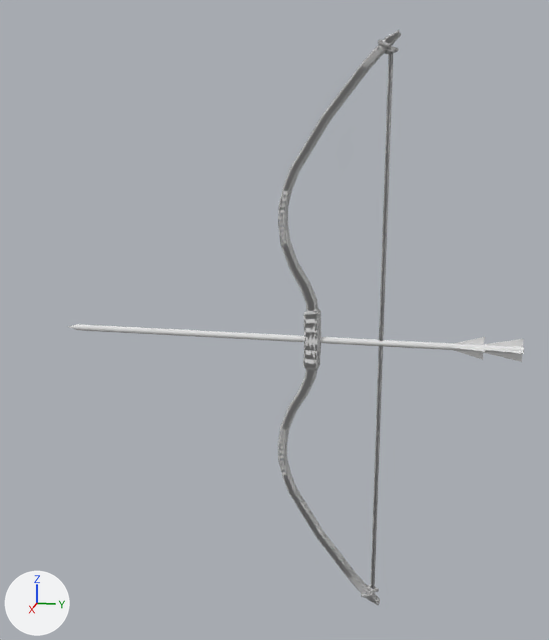
The Blender file Art/Weapons/WEP_BowAndArrow_001/WEP_BowAndArrow_001.blend as it was, and as the next commit left it.
Camera for both pictures: a 50 mm lens placed at (1.516, 0.066, 0.417), pointed at (-0.02, -0.241, 0.033). The axes (+X, +Y, +Z) are drawn at lower left. The lights are the same throughout.

The first picture shows 'WEP_Arrow_001', 'WEP_Bow_001'.
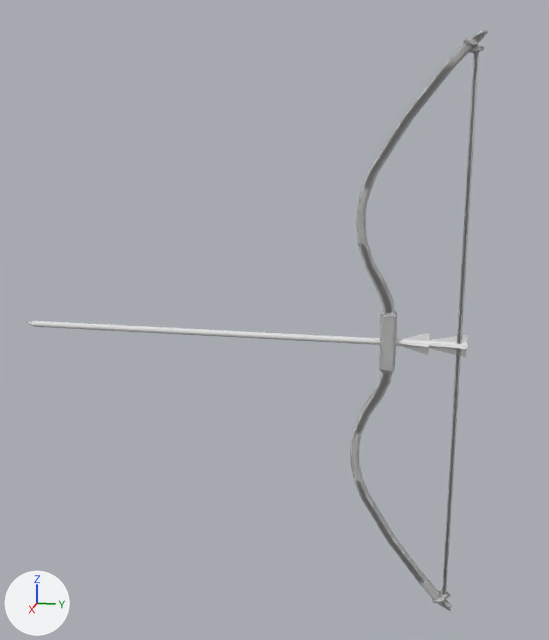
The change, as a list of edits to the scene's bpy script:
```text
Change me_cylinder_001:
    where me_cylinder_001.from_pydata(...)  # 29 vertices, 30 faces; spans x -0.024..0.024, y -0.706..0.264, z -0.024..0.024
    used by ob_wep_arrow_001; location = (0.0, 0.0, 0.0)
    me_cylinder_001 part 1: the whole mesh is moved by (0.0, -0.263, 0.0)
Change ob_wep_arrow_001:
    ob_wep_arrow_001.location: (0.0, 0.0, 0.0) -> (-0.011, 0.156, 0.0)
Change ob_wep_bow_001:
    ob_wep_bow_001.location: (0.0, 0.0, 0.0) -> (-0.011, 0.156, 0.0)
```

Changed parts and their boxes [x1, y1, x2, y2] in the pictures (549 x 640 px):
'WEP_Bow_001', moved: before [278, 30, 401, 605]; after [350, 29, 488, 611]
'WEP_Arrow_001', moved: before [68, 324, 524, 362]; after [26, 321, 467, 357]
